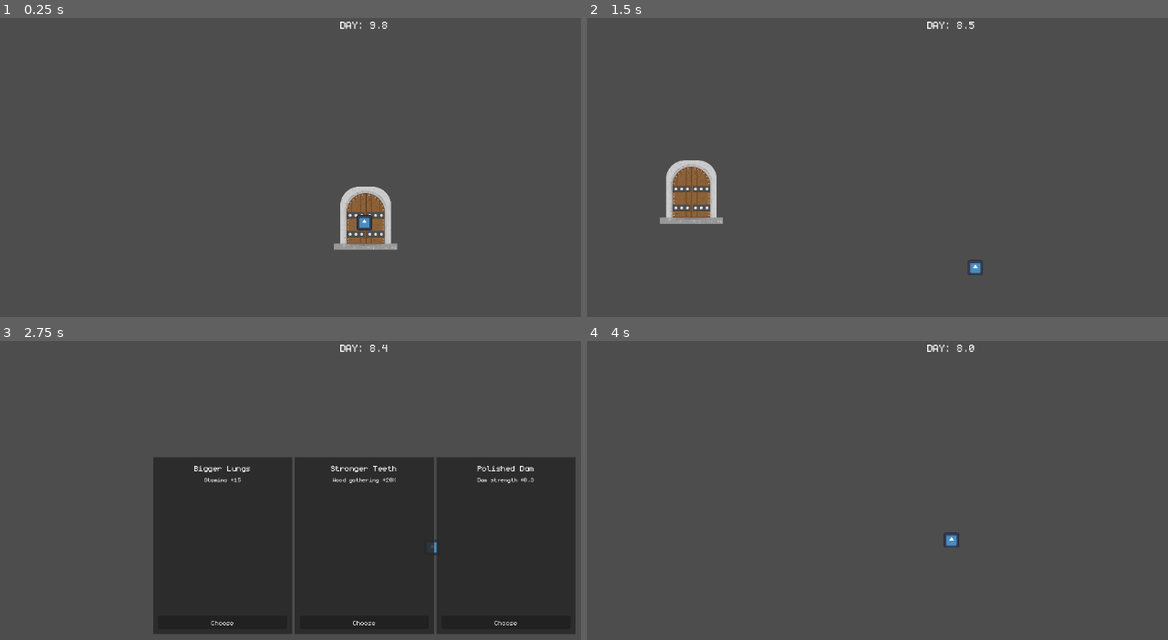
Above: before the commit, frames 1-4 (two rows, left to right).
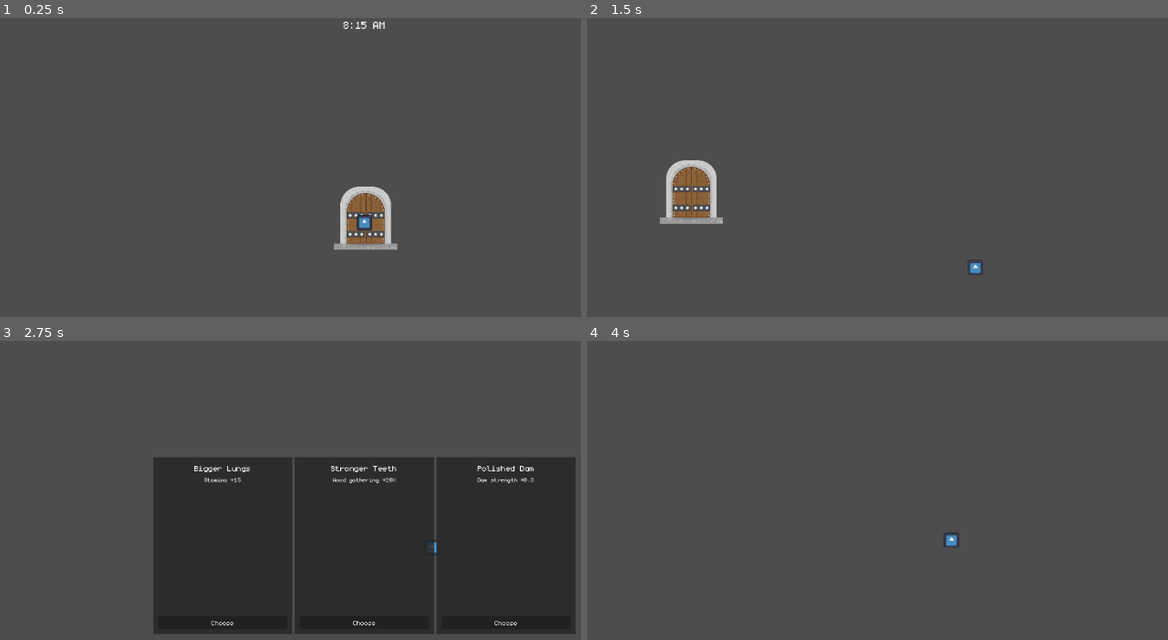
Above: after the commit, the same moments.

Repository: Juniper19/beaver-game
Game: Godot game, scene res://world.tscn
Two runs of this game, one before a commit and one after it. Both use one fixed random seed, a clock stepped at 60 frames per second and the inputs below. The engine's default icon, where the game draws it, is replaced by a stand-in: a white triangle on a blue panel in a dark square.
Inputs:
- Up to frame 1 (0.25 s): no input
- Up to frame 2 (1.5 s): tap Enter (ui_accept) at 0.5 s; hold D (move_right) 0.53-1.28 s; hold Enter (ui_accept) 0.53-1.28 s; hold S (move_down) from 1.28 s (still down); tap Q (drop_item) at 1.35 s
- Up to frame 3 (2.75 s): tap Enter (ui_accept) at 1.52, 1.55, 1.82, 2.3 s; release S (move_down) at 2.03 s; hold D (move_right) from 2.03 s (still down); hold E (interact) from 2.03 s (still down)
- Up to frame 4 (4 s): release D (move_right) at 2.78 s; release E (interact) at 2.78 s; hold W (move_up) 2.78-3.5 s; tap Enter (ui_accept) at 2.85, 3.02, 3.32 s; click "Choose" at 3.5 s

The runs differ from the first frame. In frame 1, 0.1% of the frame differs, in the area x 58-67%, y 1-4%; in frame 2, less than 0.1%; in frame 3, less than 0.1%; in frame 4, less than 0.1%.

Commit message:
Daynight in world scene, will stop if going into dam, and reset for next day when leaving

Diff:
--- a/Dam/inside_dam.tscn
+++ b/Dam/inside_dam.tscn
@@ -4,7 +4,7 @@
 [ext_resource type="PackedScene" uid="uid://cxl18pj2uuxtl" path="res://Doors/door.tscn" id="2_6w3bf"]
 [ext_resource type="PackedScene" uid="uid://bnjmxvo72qb0" path="res://Dam/upgrade_manager.tscn" id="3_gxfum"]
 
-[node name="InsideDam" type="Node2D"]
+[node name="InsideDam" type="Node2D" groups=["dam"]]
 
 [node name="Door" parent="." instance=ExtResource("2_6w3bf")]
 target_scene = "uid://cl1jmkdurg2bg"
--- a/Dam/upgrade_manager.gd
+++ b/Dam/upgrade_manager.gd
@@ -39,10 +39,6 @@
 	showing = true
 	card_ui.visible = true
 
-	# Freeze day/night while choosing
-	if get_tree().get_root().has_node("DayNightManager"):
-		get_tree().get_root().get_node("DayNightManager").freeze_time()
-
 	for child in card_container.get_children():
 		child.queue_free()
 
@@ -54,11 +50,6 @@
 func hide_cards() -> void:
 	showing = false
 	card_ui.visible = false
-
-	# Resume day/night
-	if get_tree().get_root().has_node("DayNightManager"):
-		get_tree().get_root().get_node("DayNightManager").resume_time()
-
 
 func _get_random_cards(count: int) -> Array[Dictionary]:
 	var pool = []
--- a/Day and night/day_night_manager.gd
+++ b/Day and night/day_night_manager.gd
@@ -1,88 +1,73 @@
 extends Node
 
-@export var day_length: float = 10.0
-@export var night_length: float = 8.0
 @export var day_color: Color = Color(1, 1, 1)
 @export var night_color: Color = Color(0.25, 0.3, 0.45)
-@export var transition_speed: float = 1.5
 
-var is_day: bool = true
-var _initialized: bool = false
+@export var time_speed: float = 60.0
+var current_time: float = 8 * 60.0  # Start at 8:00 AM
+
+@export var day_start: int = 6 * 60
+@export var night_start: int = 20 * 60
+
+var saved_time_speed: float = 60.0
 var canvas_modulate: CanvasModulate
-var day_timer: Timer
-var night_timer: Timer
-var timer_label: Label
-var current_timer: Timer
+var clock_label: Label
 
 func _ready() -> void:
-	if _initialized:
-		return
-	_initialized = true
-
 	canvas_modulate = $CanvasModulate
-	day_timer = $DayTimer
-	night_timer = $NightTimer
-	timer_label = $UI/TimerLabel
-
-	day_timer.wait_time = day_length
-	night_timer.wait_time = night_length
-
-	day_timer.timeout.connect(_on_day_ended)
-	night_timer.timeout.connect(_on_night_ended)
-
-	start_day()
+	clock_label = $UI/TimerLabel
 
 	get_tree().connect("current_scene_changed", Callable(self, "_on_scene_changed"))
+	_on_scene_changed()
+
+func _process(delta: float) -> void:
+	if time_speed == 0:
+		return  # Time paused (in dam)
+
+	current_time += time_speed * delta
+	current_time = fmod(current_time, 1440)  # Wrap at 24h
+
+	var is_day = current_time >= day_start and current_time < night_start
+	var target_color = day_color if is_day else night_color
+
+	canvas_modulate.color = canvas_modulate.color.lerp(target_color, delta * 1.5)
+	clock_label.text = _format_time(current_time)
+
+func _format_time(minutes: float) -> String:
+	var hour = int(minutes / 60) % 24
+	var minute = int(minutes) % 60
+	var ampm = "AM" if hour < 12 else "PM"
+	var display_hour = hour % 12
+	if display_hour == 0:
+		display_hour = 12
+	return "%d:%02d %s" % [display_hour, minute, ampm]
+
+func start_new_day() -> void:
+	current_time = 8 * 60  # Reset to 8:00 AM
+
+func freeze_time() -> void:
+	saved_time_speed = time_speed
+	time_speed = 0
+	$UI.visible = false
+
+func resume_time() -> void:
+	time_speed = saved_time_speed
+	$UI.visible = true
 
 func _on_scene_changed() -> void:
-	# Ensure the manager stays attached to the root
-	if get_parent() != get_tree().get_root():
-		get_tree().get_root().add_child(self)
-		set_owner(get_tree().get_root())
+	var scene = get_tree().current_scene
+	if not scene:
+		return
 
-	var ui_node := $UI
-	if ui_node and ui_node.is_inside_tree():
-		ui_node.raise()  # valid for Control nodes, works like move_to_front()
+	if scene.is_in_group("dam"):
+		# Inside dam, stop clock + hide UI
+		freeze_time()
 
-func start_day() -> void:
-	is_day = true
-	canvas_modulate.color = day_color
-	current_timer = day_timer
-	day_timer.start()
+	elif scene.is_in_group("world"):
+		# In outdoor world, show and reset new day
+		resume_time()
+		start_new_day()
 
-func _on_day_ended() -> void:
-	is_day = false
-	day_timer.stop()
-	current_timer = night_timer
-	night_timer.start()
-
-func _on_night_ended() -> void:
-	is_day = true
-	night_timer.stop()
-	current_timer = day_timer
-	day_timer.start()
-
-func _process(delta: float) -> void:
-	if not canvas_modulate or not current_timer:
-		return
-	var target_color: Color = day_color if is_day else night_color
-	canvas_modulate.color = canvas_modulate.color.lerp(target_color, delta * transition_speed)
-	if timer_label and current_timer.time_left > 0.0:
-		timer_label.text = ("%s: %.1f" % ["Day" if is_day else "Night", current_timer.time_left]).to_upper()
-
-func freeze_time() -> void:
-	if current_timer:
-		current_timer.paused = true
-
-func resume_time() -> void:
-	if current_timer:
-		current_timer.paused = false
-
-# ---------------- ONLY SPAWN ONE, important----------------
-static var instance: DayNightManager
-
-func _enter_tree() -> void:
-	if instance and instance != self:
-		queue_free()
-		return
-	instance = self
+	else:
+		# Any other scene, default pause and hide UI CAN CHANGE THIS IF WE WANT
+		freeze_time()
--- a/Day and night/day_night_manager.tscn
+++ b/Day and night/day_night_manager.tscn
@@ -17,10 +17,6 @@
 
 [node name="CanvasModulate" type="CanvasModulate" parent="."]
 
-[node name="DayTimer" type="Timer" parent="."]
-
-[node name="NightTimer" type="Timer" parent="."]
-
 [node name="UI" type="CanvasLayer" parent="."]
 
 [node name="TimerLabel" type="Label" parent="UI"]
--- a/Doors/door.gd
+++ b/Doors/door.gd
@@ -13,6 +13,5 @@
 func next_level():
 	var packed_scene = load(target_scene)
 	var ERR = get_tree().change_scene_to_packed(packed_scene)
-	print(target_scene)
 	if ERR != OK:
 		print("something failed in the door scene")
--- a/player/player.tscn
+++ b/player/player.tscn
@@ -2,7 +2,6 @@
 
 [ext_resource type="Script" uid="uid://bj7kbff2cyf66" path="res://player/player.gd" id="1_rkbax"]
 [ext_resource type="Texture2D" uid="uid://bemu00ea6bigs" path="res://icon.svg" id="2_g1dw6"]
-[ext_resource type="PackedScene" uid="uid://f5ov75exi6ub" path="res://Day and night/day_night_manager.tscn" id="3_g1dw6"]
 [ext_resource type="PackedScene" uid="uid://rojk4k3irxw7" path="res://player/inventory/player_inventory.tscn" id="3_g1dw6"]
 
 [sub_resource type="CircleShape2D" id="CircleShape2D_nevrd"]
@@ -37,6 +36,5 @@
 scale = Vector2(2, 2)
 position_smoothing_enabled = true
 
-[node name="DayNightManager" parent="." instance=ExtResource("3_g1dw6")]
 [node name="PlayerInventory" parent="." instance=ExtResource("3_g1dw6")]
 position = Vector2(0, -24)
--- a/project.godot
+++ b/project.godot
@@ -17,8 +17,12 @@
 
 [autoload]
 
-DayNightManager="*res://Day and night/day_night_manager.tscn"
 GlobalStats="*res://global/global_stats.gd"
+
+[global_group]
+
+world=""
+dam=""
 
 [gui]
 
--- a/world.tscn
+++ b/world.tscn
@@ -1,12 +1,15 @@
-[gd_scene load_steps=3 format=3 uid="uid://cl1jmkdurg2bg"]
+[gd_scene load_steps=4 format=3 uid="uid://cl1jmkdurg2bg"]
 
 [ext_resource type="PackedScene" uid="uid://dd4iqf5la6hly" path="res://player/player.tscn" id="1_f3sb7"]
+[ext_resource type="PackedScene" uid="uid://f5ov75exi6ub" path="res://Day and night/day_night_manager.tscn" id="3_aqk2v"]
 [ext_resource type="PackedScene" uid="uid://cxl18pj2uuxtl" path="res://Doors/door.tscn" id="3_tlwt5"]
 
-[node name="World" type="Node2D"]
+[node name="World" type="Node2D" groups=["world"]]
 
 [node name="Door" parent="." instance=ExtResource("3_tlwt5")]
 position = Vector2(1, -7)
 target_scene = "uid://cus4fv7iknxoj"
 
 [node name="Player" parent="." instance=ExtResource("1_f3sb7")]
+
+[node name="DayNightManager" parent="." instance=ExtResource("3_aqk2v")]
Not shown, added: art_assets/StartingTiles.png.import
